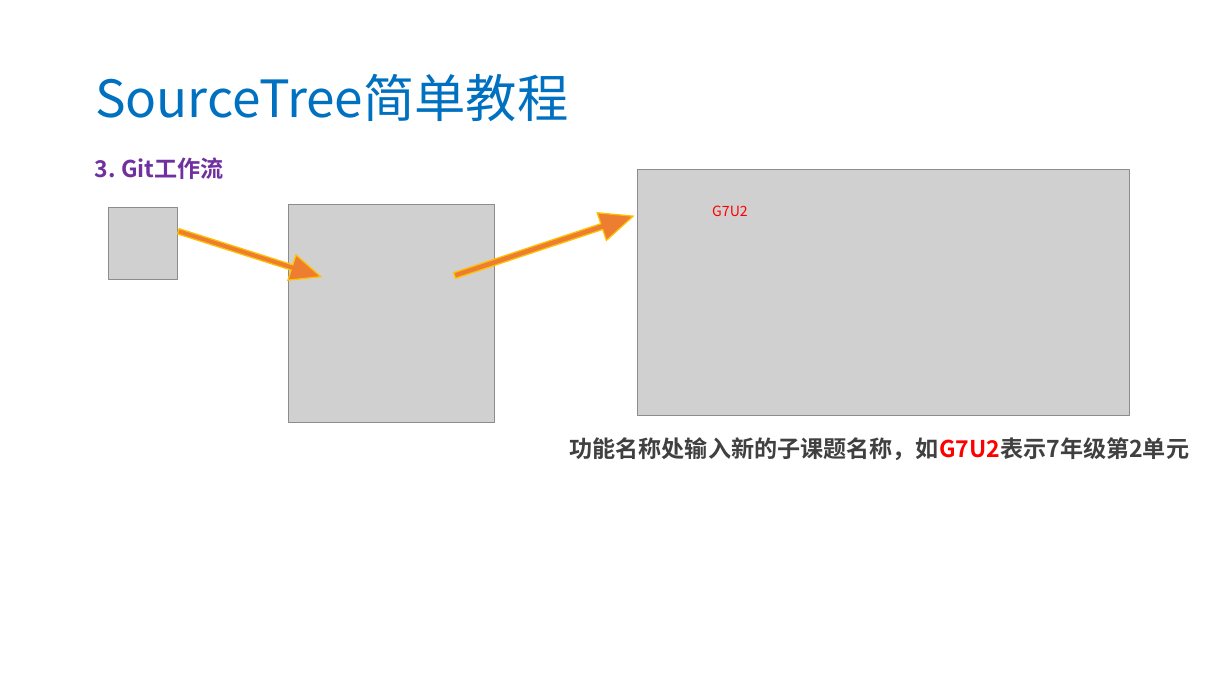
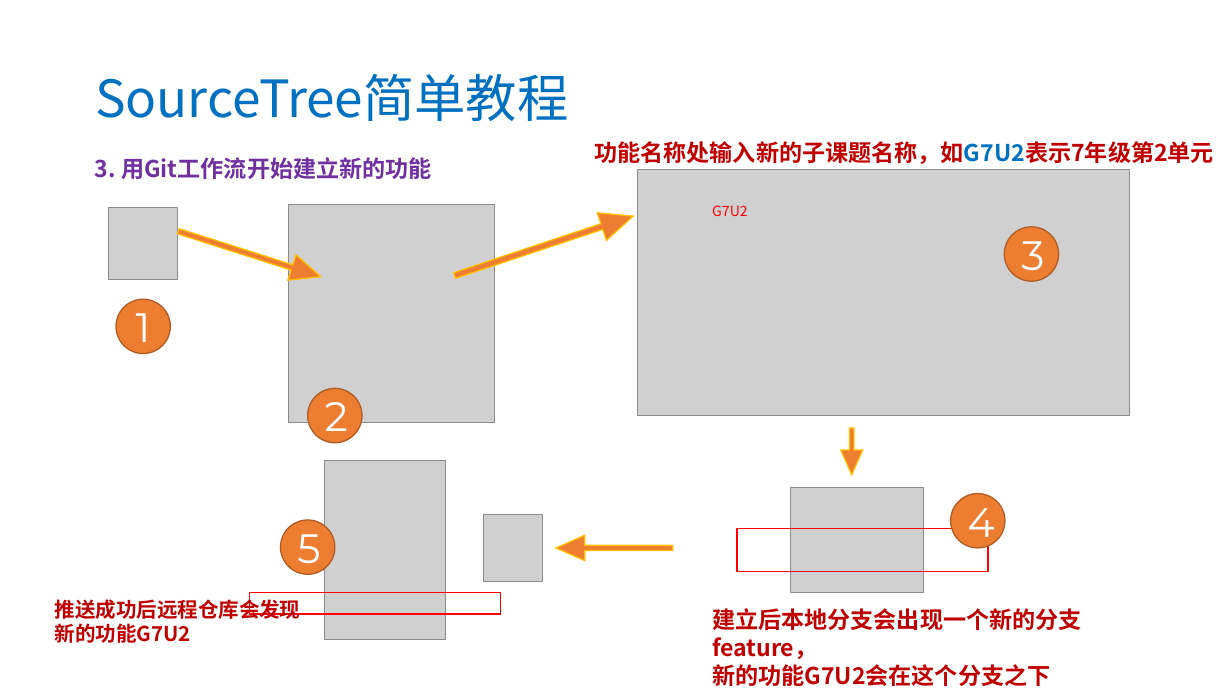
Before and after one commit to zouyusky/IS-Courses, a slide deck: slide 20 of C0_for_teacher/assets/docs/使用Github开发自主学习网站.pptx (slide 11 before the commit). Drawn at 1232x693 pixels with LibreOffice and Linux fonts; fonts in the diff are those of the drawing; grey boxes stand for pictures. Boxes give left, top, right and bottom in pixels: in the first picture for what was removed or moved away, otherwise in the second. Text is boxed around its words. In the diff, an @@ line names an element or a change of style, - is before the commit and + after.

Commit message:
更新了使用Github开发自主学习网站.pptx

```diff
--- a/C0_for_teacher/assets/docs/使用Github开发自主学习网站.pptx
+++ b/C0_for_teacher/assets/docs/使用Github开发自主学习网站.pptx
@@ text "功能名称处输入新的子课题名称，如G7U2表示7年级第2单元": place and size @@
-text "功能名称处输入新的子课题名称，如G7U2表示7年级第2单元" at box(569, 437, 1189, 460)
+text "功能名称处输入新的子课题名称，如G7U2表示7年级第2单元" at box(594, 141, 1214, 164)
@@ text "功能名称处输入新的子课题名称，如G7U2表示7年级第2单元" at box(594, 141, 1214, 164): text colour #404040 to #C00000, text colour #FF0000 to #0070C0 in "功能名称处输入新的子课题名称，如G7U2表示7年级第2单元" @@
@@ text at box(95, 157, 432, 179): text changed @@
-3. Git工作流
+3. 用Git工作流开始建立新的功能
@@ ellipse added at box(1005, 226, 1059, 281), fill #ED7D31, outline #AF5C24 1 pt, 32 pt, text #FFFFFF @@
+3
@@ ellipse added at box(116, 299, 171, 354), fill #ED7D31, outline #AF5C24 1 pt, 32 pt, text #FFFFFF @@
+1
@@ ellipse added at box(308, 388, 362, 443), fill #ED7D31, outline #AF5C24 1 pt, 32 pt, text #FFFFFF @@
+2
@@ right arrow added at box(841, 428, 863, 476), fill #ED7D31, outline #FFC000 1 pt @@
@@ picture added at box(325, 461, 445, 640) @@
@@ picture added at box(791, 487, 924, 592) @@
@@ ellipse added at box(951, 494, 1006, 548), fill #ED7D31, outline #AF5C24 1 pt, 32 pt, text #FFFFFF @@
+4
@@ ellipse added at box(281, 520, 335, 575), fill #ED7D31, outline #AF5C24 1 pt, 32 pt, text #FFFFFF @@
+5
@@ picture added at box(484, 515, 543, 581) @@
@@ right arrow added at box(556, 535, 673, 560), fill #ED7D31, outline #FFC000 1 pt @@
@@ rectangle added at box(738, 529, 989, 571), outline #FF0000 1 pt @@
@@ text added at box(55, 596, 301, 643), 16 pt, text #C00000, bold @@
+推送成功后远程仓库会发现
+新的功能G7U2
@@ rectangle added at box(250, 592, 501, 615), outline #FF0000 1 pt @@
@@ text added at box(712, 608, 1082, 686), 18 pt, text #C00000, bold @@
+建立后本地分支会出现一个新的分支feature，
+新的功能G7U2会在这个分支之下
```
Also in this commit, not shown: 5 other slides changed, 10 slides added.
